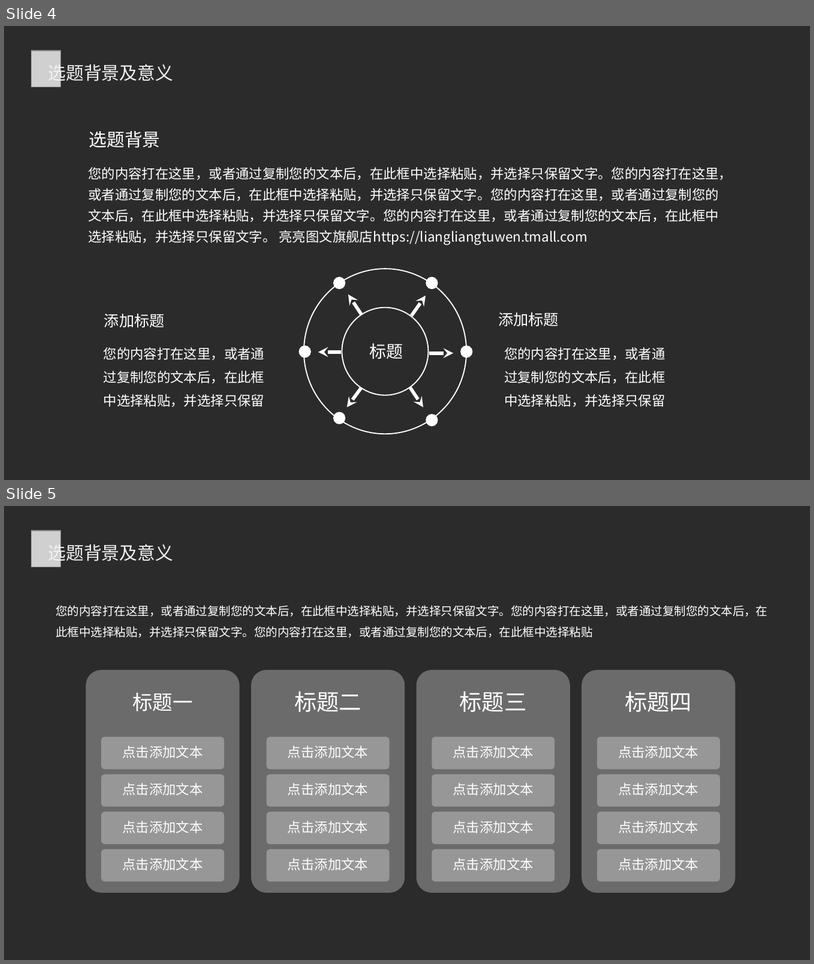
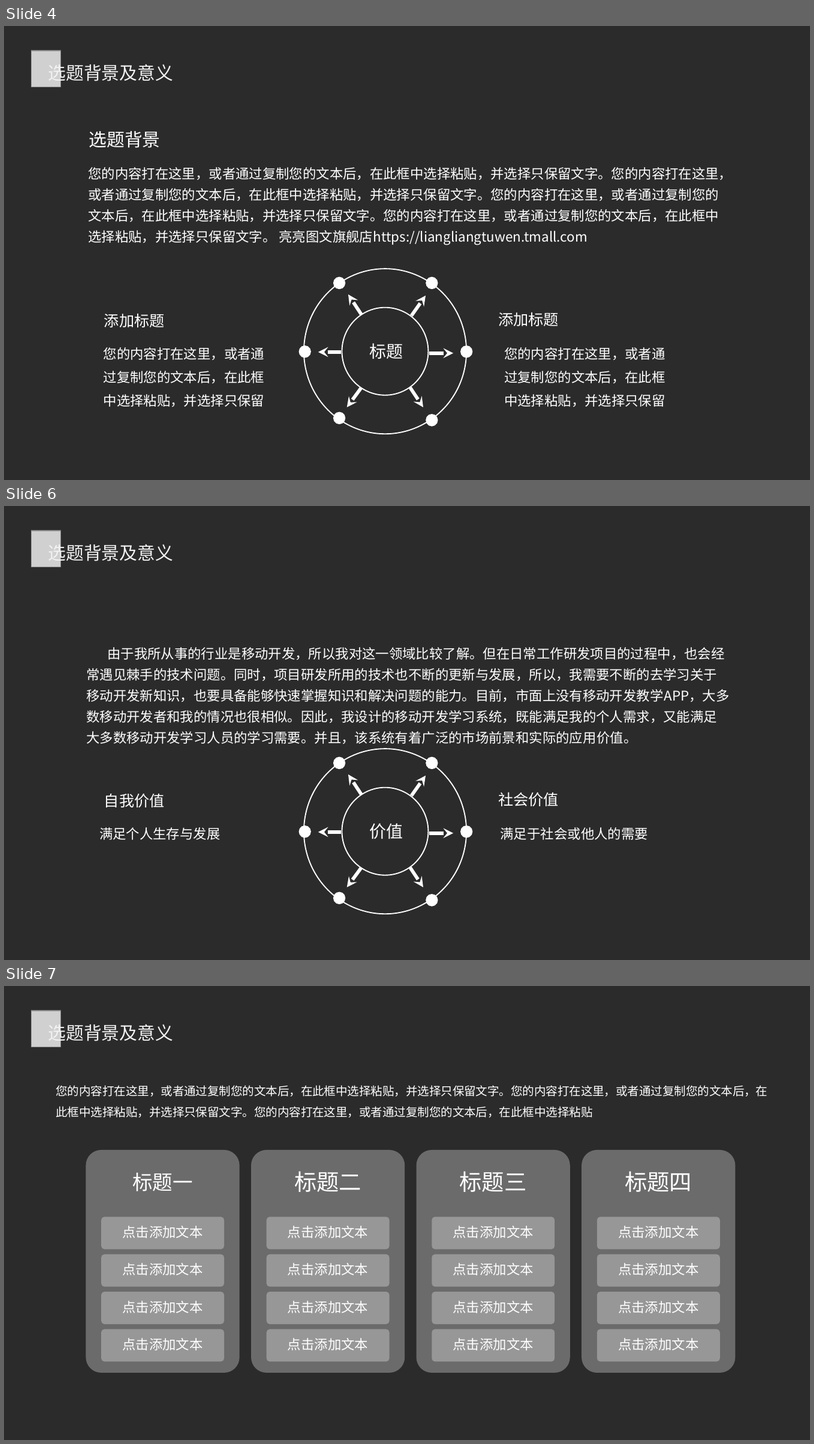
Before and after one commit to SunshineXyq/Write, a slide deck: 学术答辩-01.pptx. Shown one above the other, each under a label of ours: slides 4 and 5 before the commit, slides 4, 6 and 7 after it; the slides between them are not shown. The pictures are 814x964 and 814x1444 pixels, drawn with LibreOffice and Linux fonts; fonts in the diff are those of the drawing; grey boxes stand for pictures; background and template pictures are left out; a plain dark background stands for a picture behind light text. Boxes give left, top, right and bottom in pixels: in the first picture for what was removed or moved away, otherwise in the second. Text is boxed around its words. In the diff, an @@ line names an element or a change of style, - is before the commit and + after.

```diff
--- a/学术答辩-01.pptx
+++ b/学术答辩-01.pptx
@@ slide 6 added at [4, 506, 810, 960], background picture (left out) @@
@@ picture added at [32, 530, 60, 567] @@
@@ text added at [48, 541, 173, 564], 16 pt, text #F2F2F2 @@
+选题背景及意义
@@ text added at [86, 647, 729, 744], 12 pt, text #FFFFFF @@
+由于我所从事的行业是移动开发，所以我对这一领域比较了解。但在日常工作研发项目的过程中，也会经常遇见棘手的技术问题。同时，项目研发所用的技术也不断的更新与发展，所以，我需要不断的去学习关于移动开发新知识，也要具备能够快速掌握知识和解决问题的能力。目前，市面上没有移动开发教学APP，大多数移动开发者和我的情况也很相似。因此，我设计的移动开发学习系统，既能满足我的个人需求，又能满足大多数移动开发学习人员的学习需要。并且，该系统有着广泛的市场前景和实际的应用价值。
@@ text added at [104, 793, 164, 807], 13.5 pt, text #FFFFFF @@
+自我价值
@@ ellipse added at [342, 787, 428, 876], outline #FFFFFF 1 pt @@
@@ text added at [498, 792, 558, 806], 13.5 pt, text #FFFFFF @@
+社会价值
@@ text added at [99, 827, 221, 840], 12 pt, text #FFFFFF @@
+满足个人生存与发展
@@ text added at [370, 823, 404, 839], 15 pt, text #FFFFFF @@
+价值
@@ text added at [501, 827, 648, 840], 12 pt, text #FFFFFF @@
+满足于社会或他人的需要
@@ group added at [299, 749, 473, 914]: 7 ellipses, 6 freeform shapes @@
@@ what was slide 5 is now slide 7 @@
```
Also in this commit, not shown: 3 slides changed, 2 other slides added, 2 other files.
